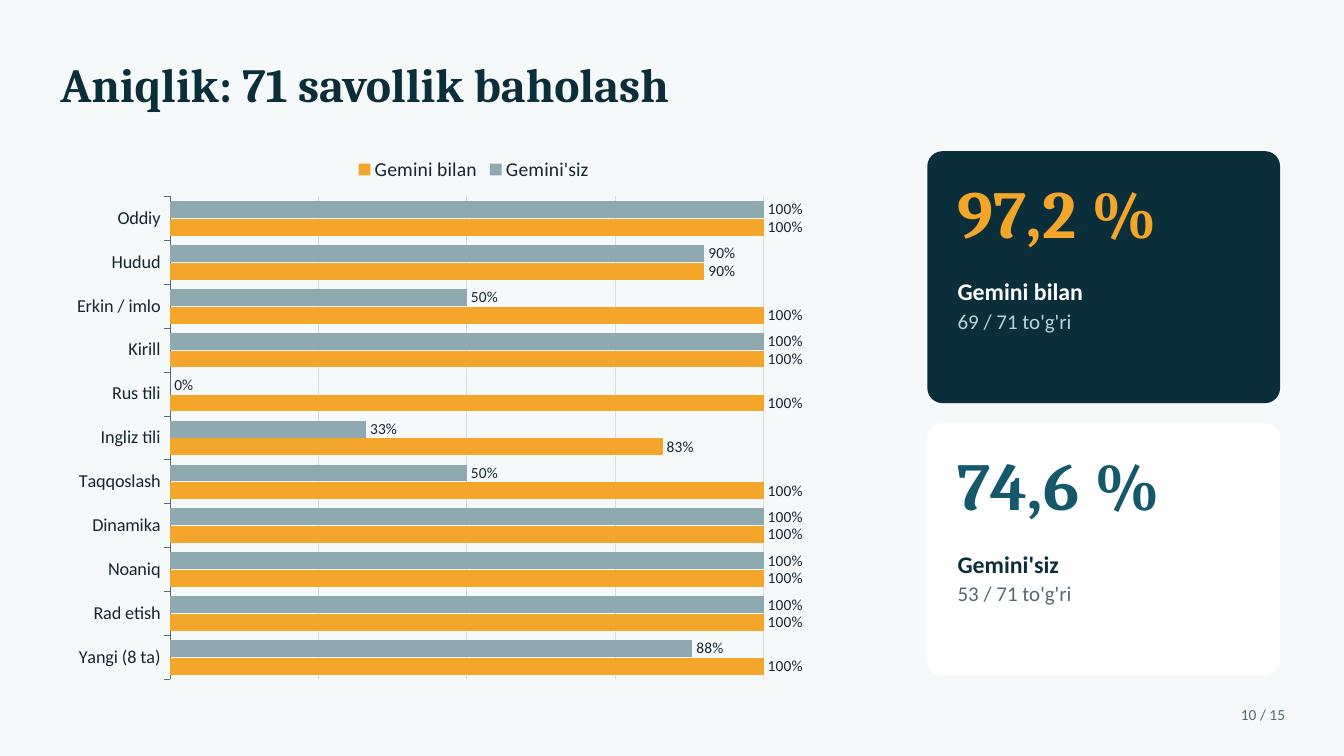
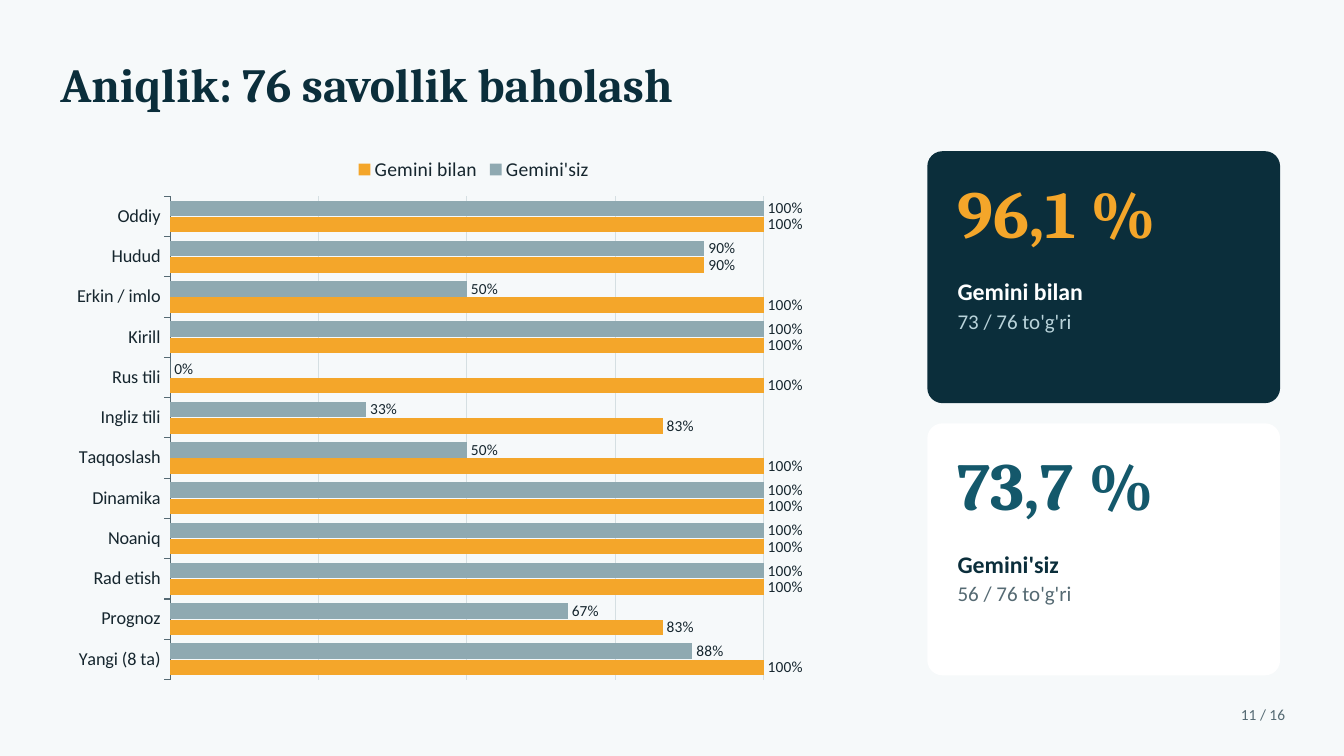
Before and after one commit to shaxzodr562-lab/MCP, a slide deck: slide 11 of SIAT_Yordamchi_taqdimot.pptx (slide 10 before the commit). Drawn at 1344x756 pixels with LibreOffice and Linux fonts; fonts in the diff are those of the drawing. Boxes give left, top, right and bottom in pixels: in the first picture for what was removed or moved away, otherwise in the second. Text is boxed around its words. In the diff, an @@ line names an element or a change of style, - is before the commit and + after.

```diff
--- a/SIAT_Yordamchi_taqdimot.pptx
+++ b/SIAT_Yordamchi_taqdimot.pptx
@@ title at bbox=[60, 69, 673, 112]: text changed @@
-Aniqlik: 71 savollik baholash
+Aniqlik: 76 savollik baholash
@@ bar chart at bbox=[60, 146, 887, 691] @@
-categories: Oddiy, Hudud, Erkin / imlo, Kirill, Rus tili, Ingliz tili, Taqqoslash, Dinamika, Noaniq, Rad etish, Yangi (8 ta)
+categories: Oddiy, Hudud, Erkin / imlo, Kirill, Rus tili, Ingliz tili, Taqqoslash, Dinamika, Noaniq, Rad etish, Prognoz, Yangi (8 ta)
-Gemini'siz: 100, 90, 50, 100, 0, 33, 50, 100, 100, 100, 88
+Gemini'siz: 100, 90, 50, 100, 0, 33, 50, 100, 100, 100, 67, 88
-Gemini bilan: 100, 90, 100, 100, 100, 83, 100, 100, 100, 100, 100
+Gemini bilan: 100, 90, 100, 100, 100, 83, 100, 100, 100, 100, 83, 100
@@ text at bbox=[958, 192, 1076, 248]: text changed @@
-97,2 %
+96,1 %
@@ text at bbox=[958, 314, 1071, 333]: text changed @@
-69 / 71 to'g'ri
+73 / 76 to'g'ri
@@ text at bbox=[958, 464, 1074, 520]: text changed @@
-74,6 %
+73,7 %
@@ text at bbox=[958, 586, 1071, 605]: text changed @@
-53 / 71 to'g'ri
+56 / 76 to'g'ri
@@ text at bbox=[1241, 709, 1285, 720]: text changed @@
-10 / 15
+11 / 16
```
Also in this commit, not shown: 14 other slides changed, 1 slide added, 19 other files.
